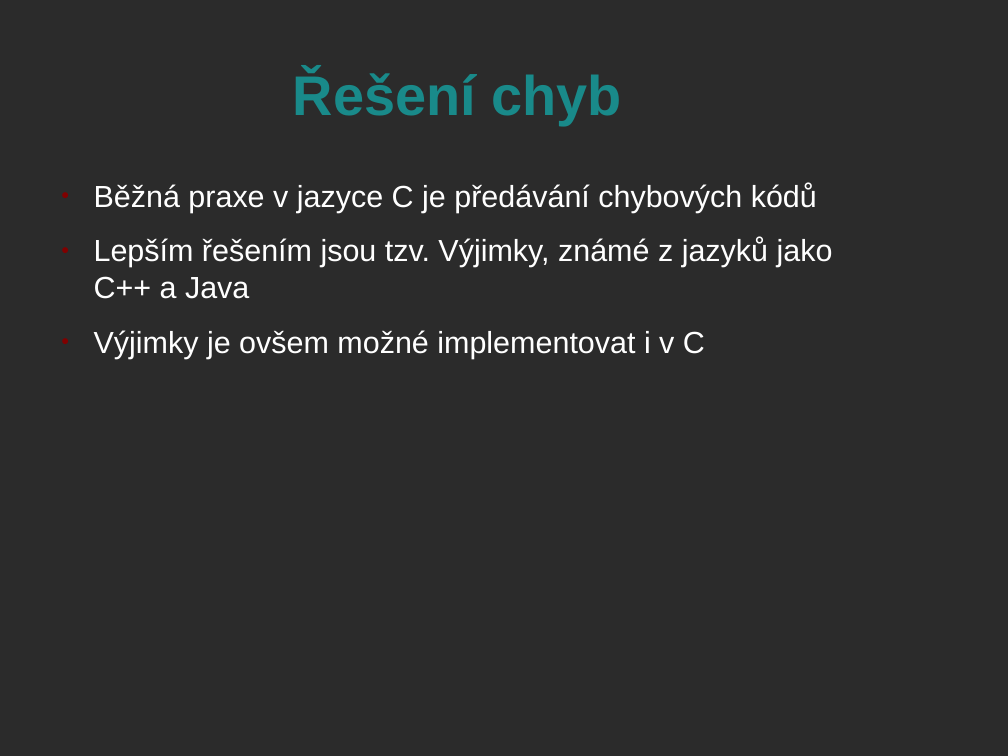
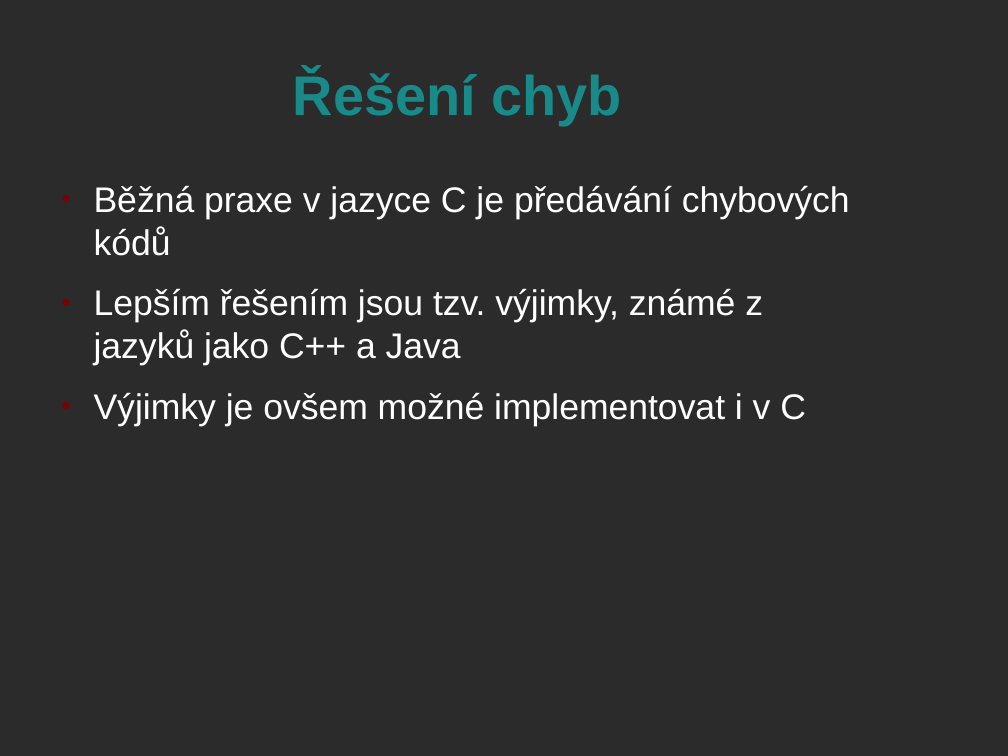
Before and after one commit to honza889/IFJ12, a slide deck: slide 9 of obhajoba/prezentace.odp (slide 8 before the commit). Drawn at 1008x756 pixels with LibreOffice and Linux fonts; fonts in the diff are those of the drawing; background and template pictures are left out; a plain dark background stands for a picture behind light text. Boxes give left, top, right and bottom in pixels: in the first picture for what was removed or moved away, otherwise in the second. Text is boxed around its words. In the diff, an @@ line names an element or a change of style, - is before the commit and + after.

Commit message:
Prezentace: Vloženy průhledné obrázky a přidán nějaký text.

```diff
--- a/obhajoba/prezentace.odp
+++ b/obhajoba/prezentace.odp
@@ text at (94,185,850,426): size 24 to 28 pt in "Běžná praxe v jazyce C je předávání ...", "Výjimky je ovšem možné implementovat i v ..." @@
@@ text at (94,288,763,365): text changed; size 24 to 28 pt @@
-● Lepším řešením jsou tzv. Výjimky, známé z jazyků jako C++ a Java
+● Lepším řešením jsou tzv. výjimky, známé z jazyků jako C++ a Java
```
Also in this commit, not shown: 5 other slides changed, 3 slides added, 1 slide removed.
